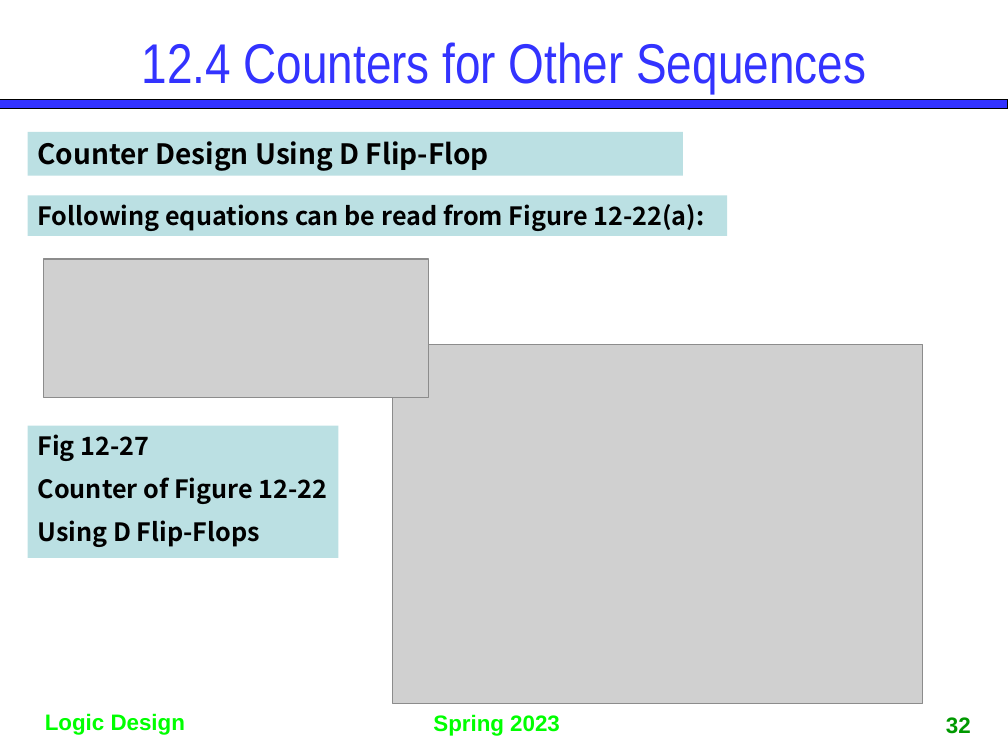
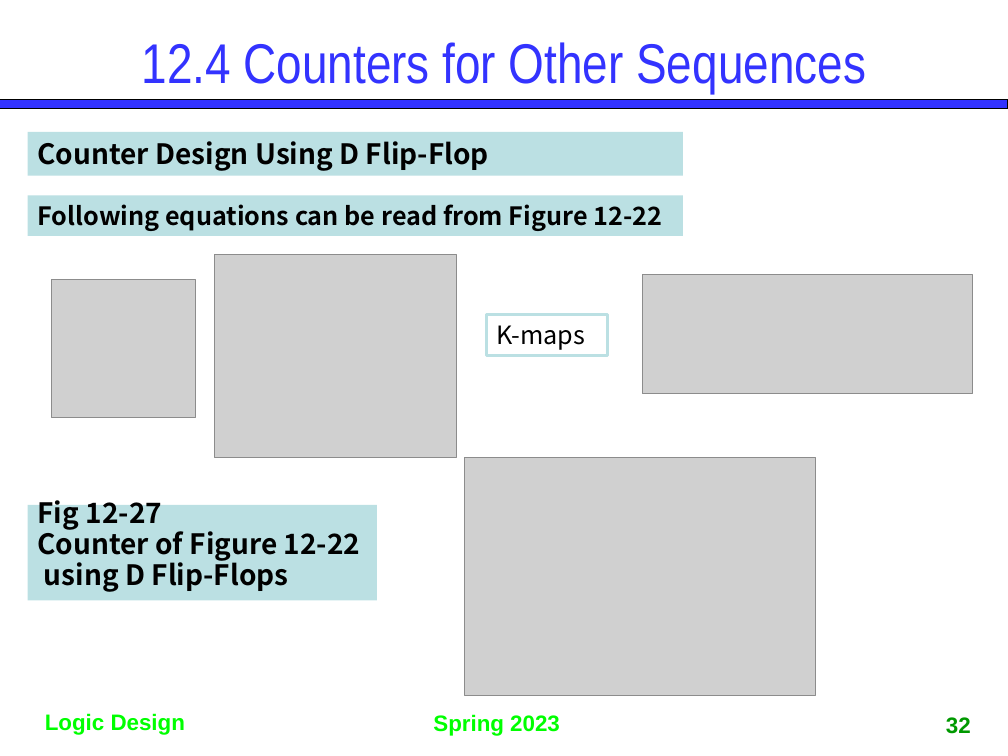
Before and after one commit to gdlee412/Logic-Circuits, a slide deck: slide 32 of 자료/Ch12. Registers_Counters.pptx. Drawn at 1008x756 pixels with LibreOffice and Linux fonts; fonts in the diff are those of the drawing; grey boxes stand for pictures. Boxes give left, top, right and bottom in pixels: in the first picture for what was removed or moved away, otherwise in the second. Text is boxed around its words. In the diff, an @@ line names an element or a change of style, - is before the commit and + after.

```diff
--- a/자료/Ch12. Registers_Counters.pptx
+++ b/자료/Ch12. Registers_Counters.pptx
@@ rectangle "Following equations can be read ...": place and size @@
-rectangle "Following equations can be read ..." at (27, 196, 727, 236)
+rectangle "Following equations can be read ..." at (27, 196, 682, 236)
@@ text in rectangle at (38, 204, 663, 231): text changed @@
-Following equations can be read from Figure 12-22(a):
+Following equations can be read from Figure 12-22
@@ picture removed at (43, 259, 428, 398) @@
@@ picture added at (215, 255, 457, 458) @@
@@ picture added at (51, 279, 196, 418) @@
@@ picture added at (642, 275, 973, 394) @@
@@ rectangle added at (486, 314, 607, 355), outline #BBE0E3 2 pt, 18 pt, text #000000 @@
+K-maps
@@ picture: place and size @@
-picture at (393, 345, 923, 704)
+picture at (465, 458, 815, 696)
@@ rectangle "Fig 12-27": place and size @@
-rectangle "Fig 12-27" at (27, 425, 338, 557)
+rectangle "Fig 12-27" at (27, 505, 377, 601)
@@ text in rectangle at (38, 495, 361, 561): size 18 to 20 pt in "Fig 12-27", "Counter of Figure 12-22"; line spacing 1 to 0.5; more space between paragraphs @@
@@ text in rectangle at (44, 557, 289, 592): text changed; size 18 to 20 pt @@
-Using D Flip-Flops
+using D Flip-Flops
```
Also in this commit, not shown: 5 other slides changed.
